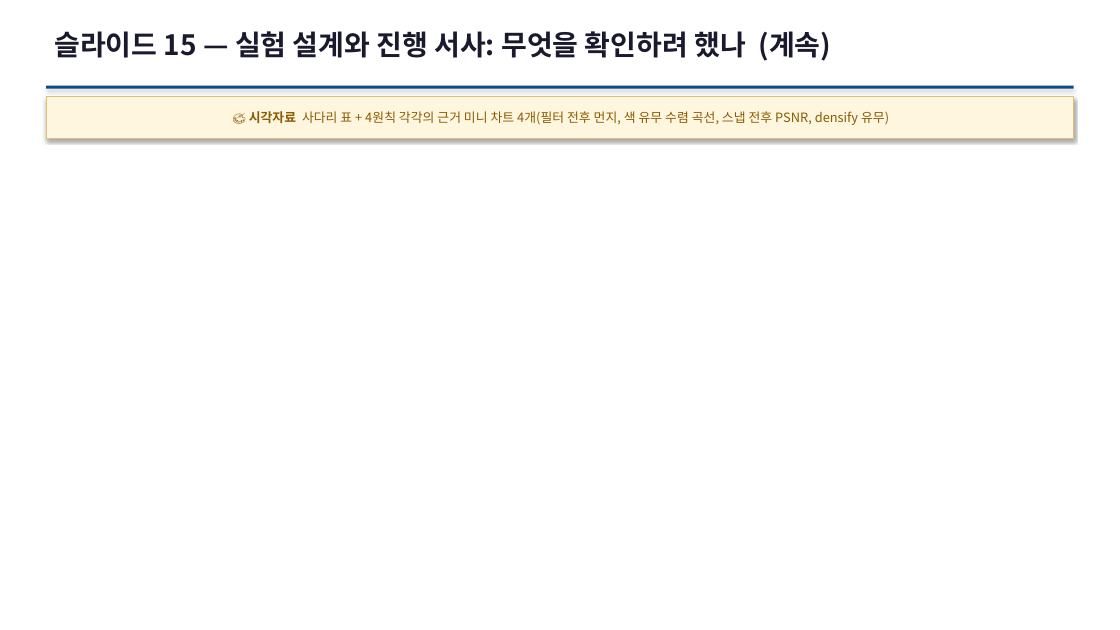
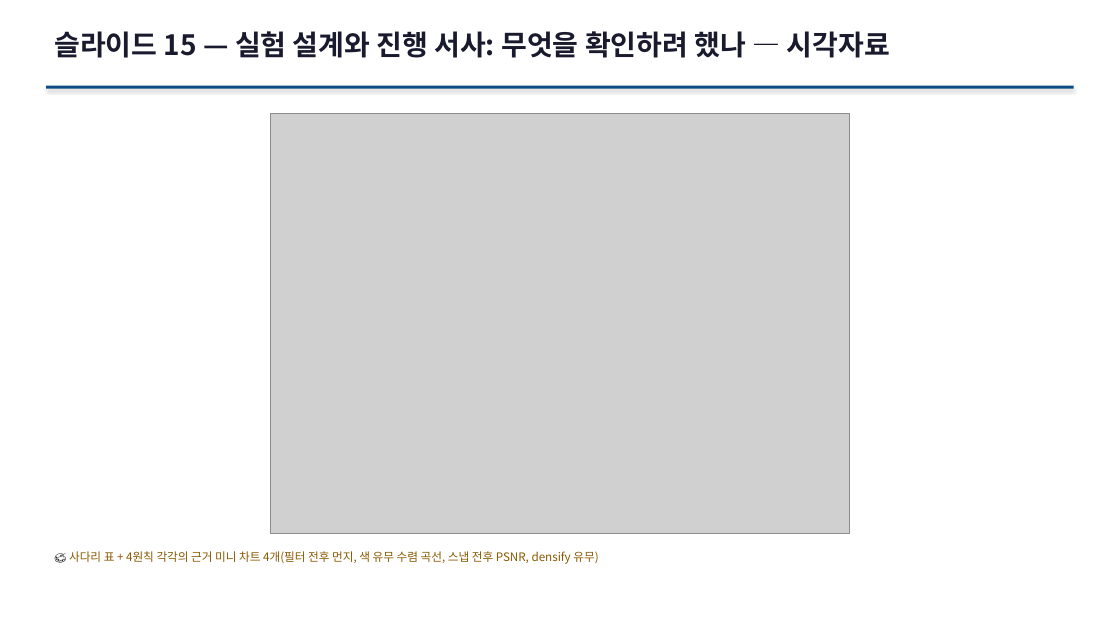
Before and after one commit to sawo0150/gs_floaterLab, a slide deck: slide 36 of context/ppt/gs_floater_deck.pptx (slide 31 before the commit). Drawn at 1120x630 pixels with LibreOffice and Linux fonts; fonts in the diff are those of the drawing; grey boxes stand for pictures. Boxes give left, top, right and bottom in pixels: in the first picture for what was removed or moved away, otherwise in the second. Text is boxed around its words. In the diff, an @@ line names an element or a change of style, - is before the commit and + after.

```diff
--- a/context/ppt/gs_floater_deck.pptx
+++ b/context/ppt/gs_floater_deck.pptx
@@ text at <box>54,31,890,58</box>: text changed @@
-슬라이드 15 — 실험 설계와 진행 서사: 무엇을 확인하려 했나 (계속)
+슬라이드 15 — 실험 설계와 진행 서사: 무엇을 확인하려 했나 — 시각자료
@@ picture added at <box>271,113,850,534</box> @@
@@ text "🎨 사다리 표 + 4원칙 ...": place and size @@
-text "🎨 사다리 표 + 4원칙 ..." at <box>46,97,1074,139</box>
+text "🎨 사다리 표 + 4원칙 ..." at <box>69,551,598,564</box>
@@ text "🎨 사다리 표 + 4원칙 ..." at <box>69,551,598,564</box>: vertical alignment middle to top; fill #FFF6E0 to none; outline #E0C070 0.75 pt to none; shadow off @@
@@ text at <box>69,551,598,564</box>: text changed; size 11 to 10 pt @@
-🎨 시각자료 사다리 표 + 4원칙 각각의 근거 미니 차트 4개(필터 전후 먼지, 색 유무 수렴 곡선, 스냅 전후 PSNR, densify 유무)
+🎨 사다리 표 + 4원칙 각각의 근거 미니 차트 4개(필터 전후 먼지, 색 유무 수렴 곡선, 스냅 전후 PSNR, densify 유무)
```
Also in this commit, not shown: 39 other slides changed, 15 slides added, 2 slides removed, 18 other files.
